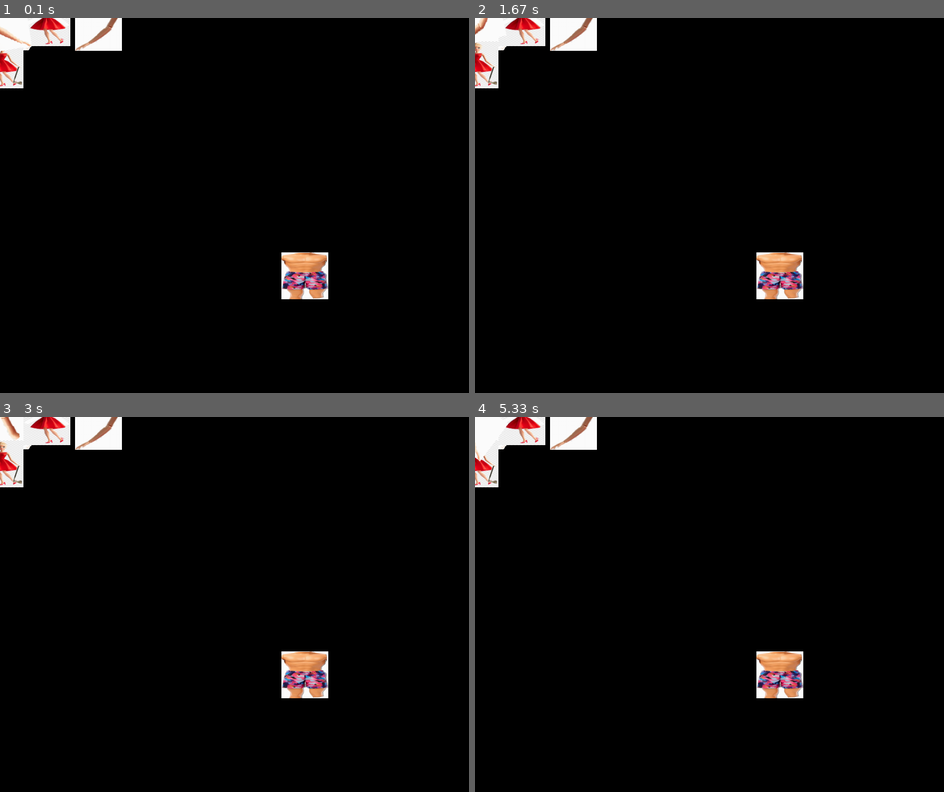
Above: before the commit, frames 1-4 (two rows, left to right).
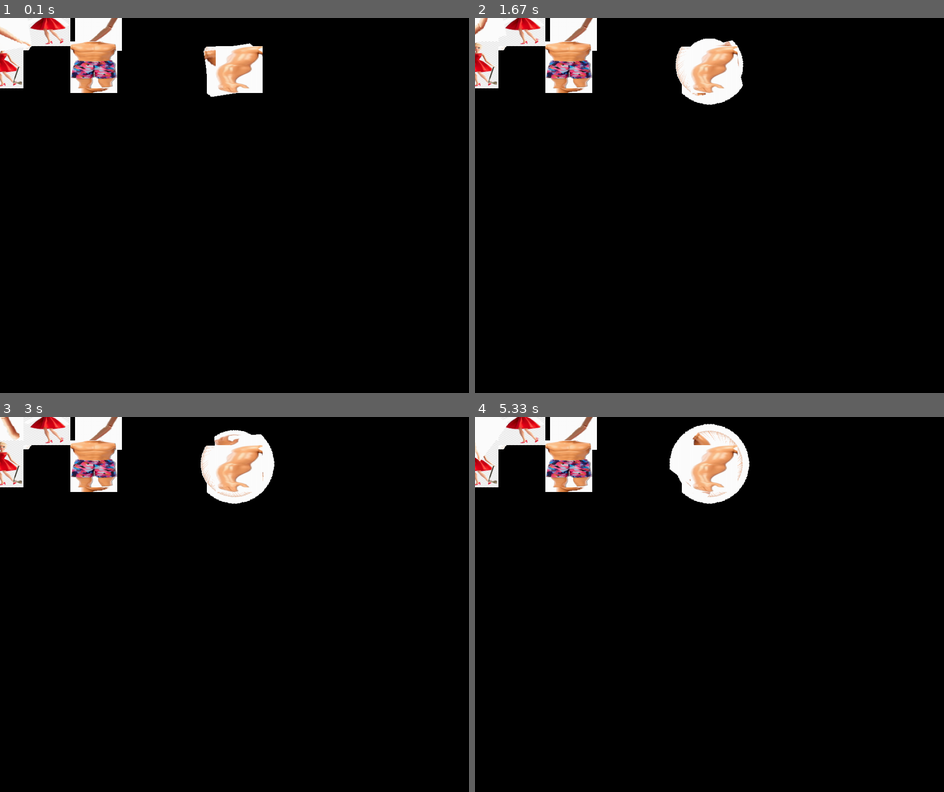
Above: after the commit, the same moments.

Repository: L0tyz/Projet-3
Game: pygame game, started from snake_ladders/minigames/hangman/hangman.py
The game is run twice, just before and just after one commit, with the same random seed, the same clock (stepped at 60 frames per second) and the same inputs.
Inputs:
- Up to frame 1 (0.1 s): no input
- Up to frame 2 (1.67 s): no input
- Up to frame 3 (3 s): no input
- Up to frame 4 (5.33 s): no input

The runs differ from the first frame. In frame 1, 4.2% of the frame differs, in the area x 15-70%, y 6-75%; in frame 2, 4.7%; in frame 3, 5.0%; in frame 4, 5.4%, in the area x 15-70%, y 1-75%.

Commit message:
Utilisation de sprite avec ken

Diff:
--- a/snake_ladders/minigames/hangman/hang_constantes.py
+++ b/snake_ladders/minigames/hangman/hang_constantes.py
@@ -30,6 +30,7 @@
 
     hache = os.path.join(emplacement_assets, "hache.png")
     hammer = os.path.join(emplacement_assets, "hammer.png")
+
     ken_bras_droit = os.path.join(emplacement_assets, "Ken_Bras_Droit.png")
     ken_bras_gauche = os.path.join(emplacement_assets, "Ken_Bras_Gauche.png")
     ken_jambe_droite = os.path.join(emplacement_assets, "Ken_Jambe_Droite.png")
@@ -42,17 +43,30 @@
     hache_scale_tuple = (100, 100)
     hache_scale = 100
     hammer_scale = 100
-
+    ### Emplacement des jointures de barbie par rapport au centre de cette partie ###
     barbie_bras_droit_pivot_centre = (10, 10) # x,y
     barbie_bras_gauche_pivot_centre = (10, 10)
     barbie_tronc_pivot_centre = (0, 0)
     hache_pivot_centre = (0, 0)
-
+    ### Emplacement des jointures de barbie ###
     barbie_bras_droit_position_pivot_init = (0, 10)
     barbie_bras_gauche_position_pivot_init = (200, 10)
     barbie_tronc_position_pivot_init = (100, 10)
     hache_position_pivot_init = (0, 100)
 
     #===================== Constantes de Ken =====================#
-    ken_grandeur = 100
-    ken_largeur = 100
+    ken_scale = (100, 100) # largeur, grandeur
+    ### Emplacement des jointures de ken par rapport au centre de sa partie ###
+    ken_bras_droit_pivot_centre = (-10, 10)
+    ken_bras_gauche_pivot_centre = (10, 10)
+    ken_jambe_droite_pivot_centre = (0, -10)
+    ken_jambe_gauche_pivot_centre = (0, -10)
+    ken_tete_pivot_centre = (0, 10)
+    ken_torse_pivot_centre = (0, 0)
+    ### Emplacement des jointures de ken ###
+    ken_bras_droit_position_pivot_init = (500, 100)
+    ken_bras_gauche_position_pivot_init = (500, 100)
+    ken_jambe_droite_position_pivot_init = (700, -100)
+    ken_jambe_gauche_position_pivot_init = (700, -10)
+    ken_tete_position_pivot_init = (200, 100)
+    ken_torse_position_pivot_init = (200, 100)
--- a/snake_ladders/minigames/hangman/hang_ken.py
+++ b/snake_ladders/minigames/hangman/hang_ken.py
@@ -4,68 +4,44 @@
 """
 import pygame
 from hang_constantes import hang_constantes
+from hang_partie import partie
 class ken:
     """
-    Entrées: self, bras_droit, bras_gauche, jambe_droite, jambe_gauche, tete, torse (Strings représentant l'emplacement des images dans les fichiers)
+    Entrées: self
     Sorties: Aucune
-    But: Créer la possibilité de faire un objet ken
+    But: Créer un objet ken comme partie de group sprite parts
     """
-    def __init__(self, bras_droit, bras_gauche, jambe_droite, jambe_gauche, tete, torse):
-        try:
-            # Enregistrer les images(loads) et ajuster sa grandeur
-            self.bras_droit = self.load_image(bras_droit, hang_constantes.ken_largeur, hang_constantes.ken_grandeur)
-            self.bras_gauche = self.load_image(bras_gauche, hang_constantes.ken_largeur, hang_constantes.ken_grandeur)
-            self.jambe_droite = self.load_image(jambe_droite, hang_constantes.ken_largeur, hang_constantes.ken_grandeur)
-            self.jambe_gauche = self.load_image(jambe_gauche, hang_constantes.ken_largeur, hang_constantes.ken_grandeur)
-            self.tete = self.load_image(tete, hang_constantes.ken_largeur, hang_constantes.ken_grandeur)
-            self.torse = self.load_image(torse, hang_constantes.ken_largeur, hang_constantes.ken_grandeur)
-        except FileNotFoundError:
-            # Objet pas enregistrer en memoire
-            # TODO: Gerer mieux
-            self.bras_droit = bras_droit
-            self.bras_gauche = bras_gauche
-            self.jambe_droite = jambe_droite
-            self.jambe_gauche = jambe_gauche
-            self.tete = tete
-            self.torse = torse
+    def __init__(self):
+        self.parts = pygame.sprite.Group()
+
+        self.bras_droit = partie(hang_constantes.ken_bras_droit, hang_constantes.ken_scale, hang_constantes.ken_bras_droit_pivot_centre, hang_constantes.ken_bras_droit_position_pivot_init)
+        self.bras_gauche = partie(hang_constantes.ken_bras_gauche, hang_constantes.ken_scale, hang_constantes.ken_bras_gauche_pivot_centre, hang_constantes.ken_bras_gauche_position_pivot_init)
+        self.jambe_droite = partie(hang_constantes.ken_jambe_droite, hang_constantes.ken_scale, hang_constantes.ken_jambe_droite_pivot_centre, hang_constantes.ken_jambe_droite_position_pivot_init)
+        self.jambe_gauche = partie(hang_constantes.ken_jambe_gauche, hang_constantes.ken_scale, hang_constantes.ken_jambe_gauche_pivot_centre, hang_constantes.ken_jambe_droite_position_pivot_init)
+        self.tete = partie(hang_constantes.ken_tete, hang_constantes.ken_scale, hang_constantes.ken_tete_pivot_centre, hang_constantes.ken_tete_position_pivot_init)
+        self.torse = partie(hang_constantes.ken_torse, hang_constantes.ken_scale, hang_constantes.ken_torse_pivot_centre, hang_constantes.ken_torse_position_pivot_init)
+
+        self.parts.add(self.bras_droit, self.bras_gauche, self.jambe_droite, self.jambe_gauche, self.tete, self.torse)
 
     """
-    Entrées: self, image_voulu(nom de l'image), scale(tuple de la grandeur voulue)
-    Sorties: image
-    But: Créer une image uniformément et adéquatement(redimensionner avec bon parametres initiaux)
+    Entrées: self
+    Sorties: rien
+    But: Changer les parametres voulu des images de ken
     """
-    @classmethod
-    def load_image(self, image_voulu, largeur, grandeur):
-        image = pygame.image.load(image_voulu)
-        image = image.convert_alpha()
-        image = pygame.transform.smoothscale(image, (largeur, grandeur))
-        return image
-
-    @staticmethod
-    def placer_ken():
-        pass
-
-    @classmethod
-    def swing_bras_droit_gauche():
-        pass
-
-    @classmethod
-    def swing_bras_droit_droite():
-        pass
-
-
-    @staticmethod
-    def load_image_two(nom_image):
-        partie_image = pygame.image.load(nom_image).convert_alpha() # Enregistre(load) image dans la mémoire
-        # .blit() montre sur l'écran
-        # set_alpha() 255, pleinement visible
-        # img = pygame.transform.scale(img, (64, 64))
-        # img = pygame.transform.rotate(img, 45)
-        #img = pygame.transform.flip(img, True, False)
-        # frame = img.subsurface((x, y, width, height))
-        # surface = pygame.Surface((width, height), pygame.SRCALPHA)
-        # utiliser get_rect() pour la grandeur de limage
-        # img = pygame.transform.smoothscale(img, (64, 64))
-        # 0,0 a +x vers la droite et +y vers le bas
-        # meme pour image puisque traiter comme rectangle peut importe la forme, mais tourne autour du centre de limage
-        # every frame is rebuilt from scratch
+    def update(self):
+        self.swing_arm()
+        self.parts.update()
+    """
+    Entrées: self
+    Sorties: rien
+    But: Dessiner les parametres voulu de ken
+    """
+    def draw(self, ecran):
+        self.parts.draw(ecran)
+    """
+    Entrées: self
+    Sorties: rien
+    But: Tourner bras droit de barbie ctclkwise
+    """
+    def swing_arm(self):
+        self.bras_droit.angle += 1
--- a/snake_ladders/minigames/hangman/hangman.py
+++ b/snake_ladders/minigames/hangman/hangman.py
@@ -28,16 +28,15 @@
 
         ### Initialization des objets ###
         obj_barbie = barbie()
-        obj_ken = ken(hang_constantes.ken_bras_droit, hang_constantes.ken_bras_gauche, hang_constantes.ken_jambe_droite, hang_constantes.ken_jambe_gauche, hang_constantes.ken_tete, hang_constantes.ken_torse)
+        obj_ken = ken()
 
         while running:
             #ecran.blit(pygame.image.load(hang_constantes.barbie_tt_seule), (100, 100), (1, 1)) #, ecran.get_rect(center=(hang_constantes.largeur_ecran//2, hang_constantes.hauteur_ecran//2))) # Afficher la barbie au centre de l'écran
             try:
                 obj_barbie.update()
                 obj_barbie.parts.draw(ecran)
-                for attr, value in vars(obj_ken).items():
-                    print(attr)
-                    ecran.blit(value, (hang_constantes.largeur_ecran//2 + 100, hang_constantes.hauteur_ecran//2 + 100))
+                obj_ken.update()
+                obj_ken.parts.draw(ecran)
             except Exception as e:
                 print(f"Error loading image: {e}")
                 pass
